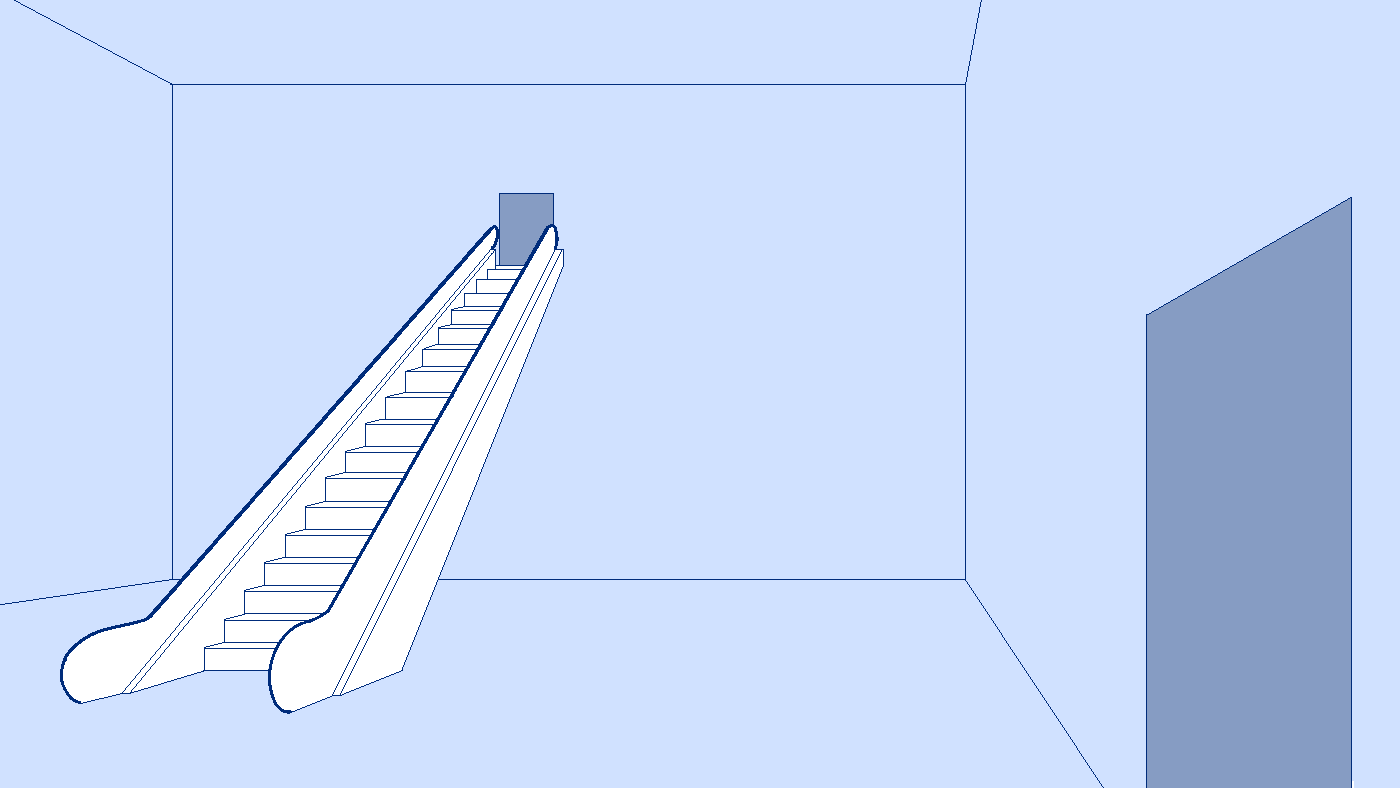
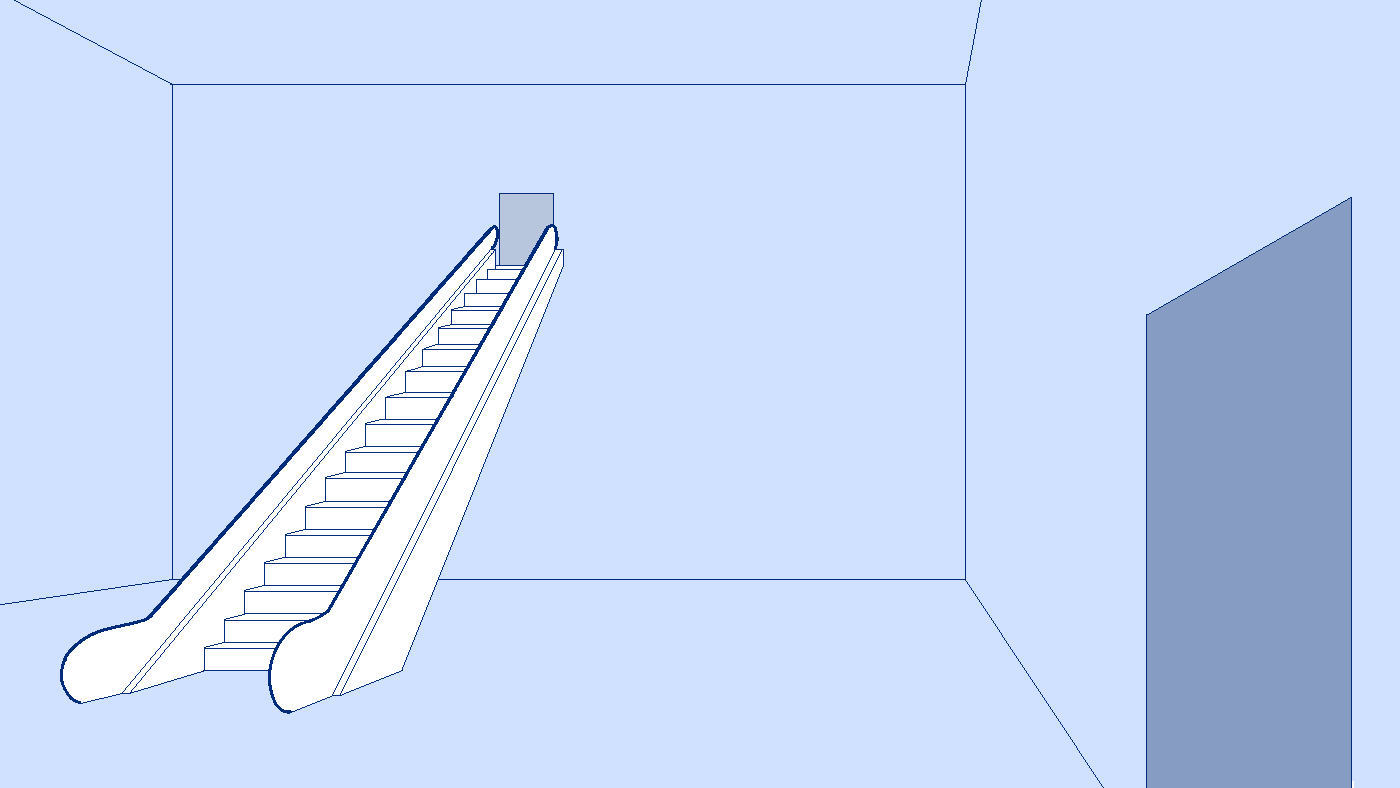
Revision of a layered 1400 × 788 image; what changed, layer by layer:
hid "door2Highlight", painted on it over (500, 194, 553, 265)
painted on "door" (2nd of 2) over (500, 194, 553, 265)
moved "Group 4" above "room" over (500, 194, 553, 265)
painted on "Paint Layer 2" over (500, 194, 553, 265)
painted on "room" over (500, 194, 553, 265)
painted on "Background" over (500, 194, 553, 265)